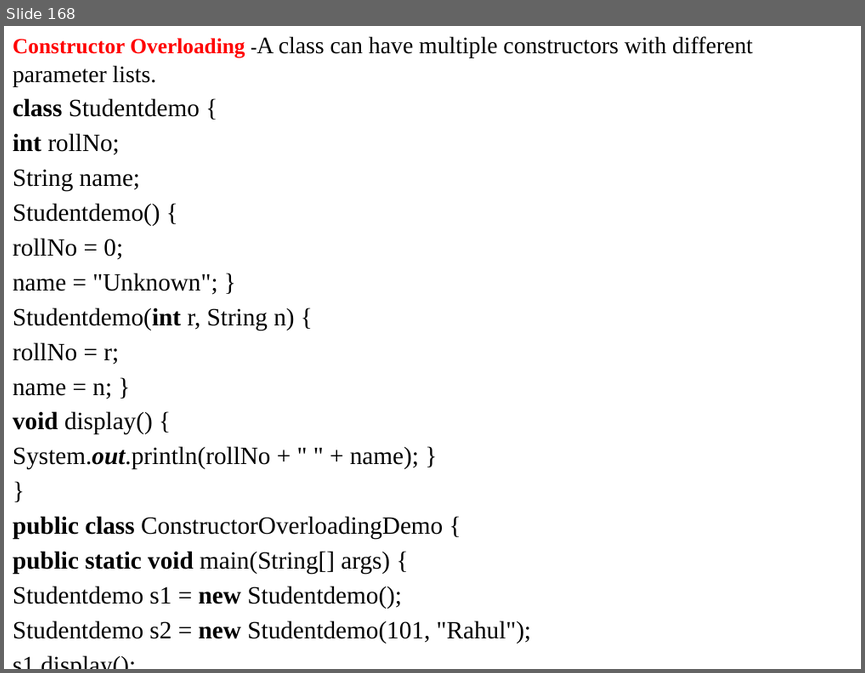
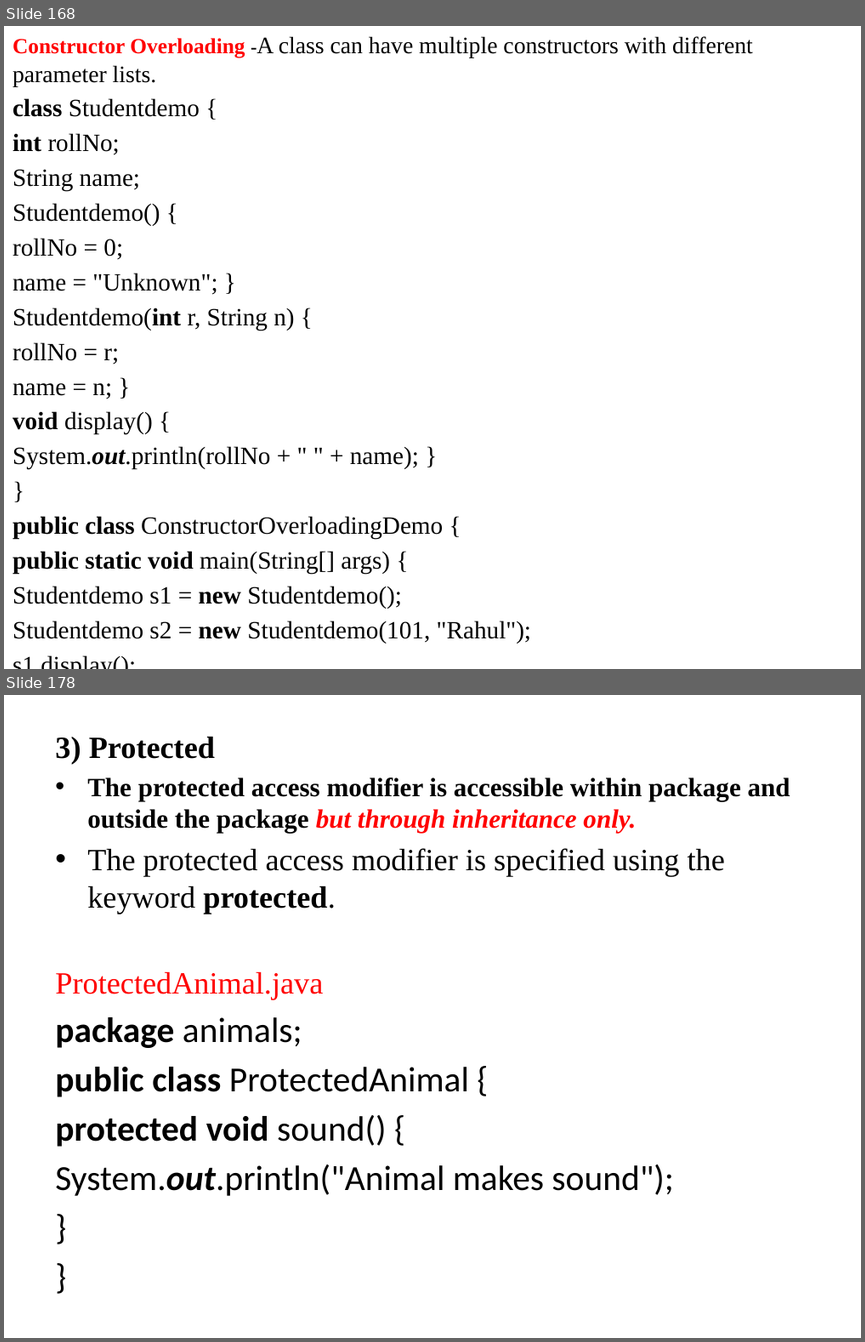
Before and after one commit to anvesh1987/Java-Programs-CSE-G, a slide deck: UNIT - I.pptx. Shown one above the other, each under a label of ours: slide 168 before the commit, slides 168 and 178 after it; the slides between them are not shown. The pictures are 865x673 and 865x1342 pixels, drawn with LibreOffice and Linux fonts; fonts in the diff are those of the drawing. Boxes give left, top, right and bottom in pixels: in the first picture for what was removed or moved away, otherwise in the second. Text is boxed around its words. In the diff, an @@ line names an element or a change of style, - is before the commit and + after.

```diff
--- a/UNIT - I.pptx
+++ b/UNIT - I.pptx
@@ slide 178 added at [4,695,861,1338], background #FFFFFF @@
@@ text added at [55,736,790,1196], 29.6 pt, text #000000, bold @@
+3) Protected
+• The protected access modifier is accessible within package and outside the package but through inheritance only.
+• The protected access modifier is specified using the keyword protected.
+ProtectedAnimal.java
+package animals;
+public class ProtectedAnimal {
+protected void sound() {
+System.out.println("Animal makes sound");
+}
+}
```
Also in this commit, not shown: 1 slide changed, 32 other slides added, 39 slides removed.
